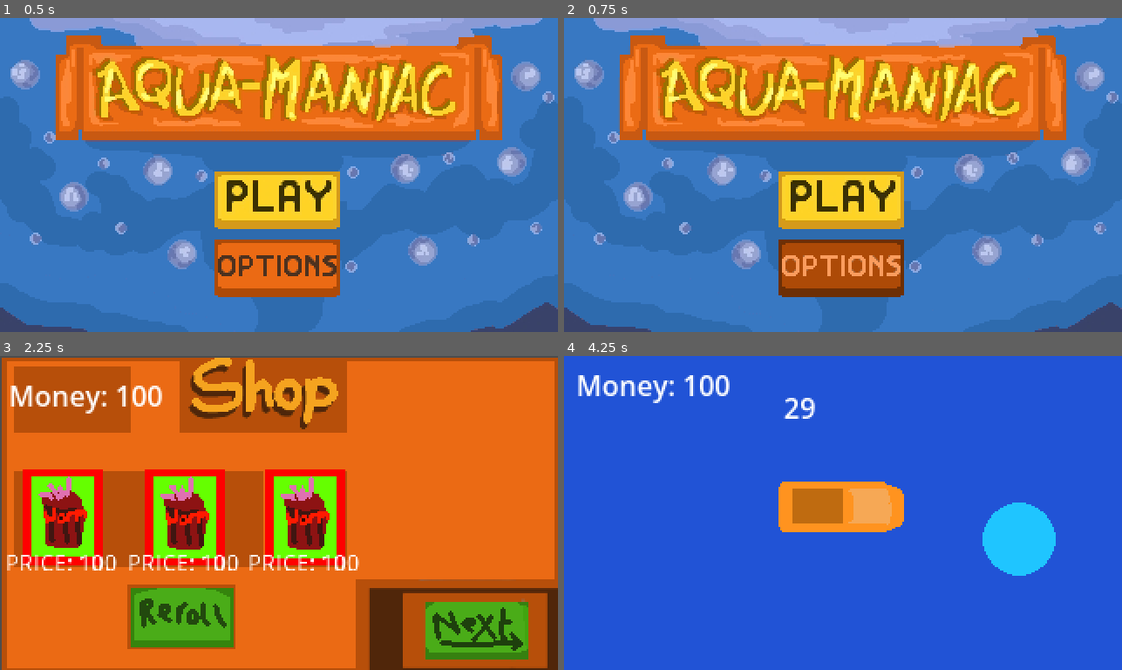
Above: before the commit, frames 1-4 (two rows, left to right).
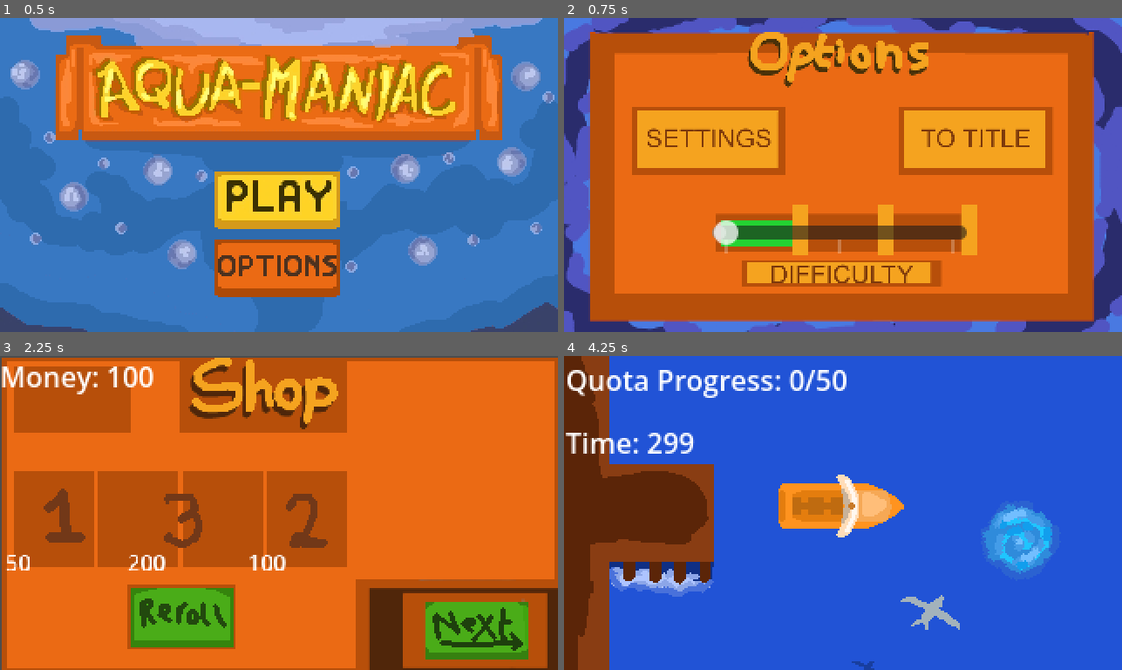
Above: after the commit, the same moments.

Repository: Prismat2ca/aquamaniac
Game: Godot game, scene res://menu/menu.tscn
The game is run twice, just before and just after one commit, with the same random seed, the same clock (stepped at 60 frames per second) and the same inputs.
Inputs (mouse positions are in pixels of both pictures, inside the frame that each line leads up to):
- Up to frame 1 (0.5 s): no input
- Up to frame 2 (0.75 s): click (843, 275) at 0.5 s
- Up to frame 3 (2.25 s): click (412, 478) at 1.27 s; click (279, 544) at 2 s
- Up to frame 4 (4.25 s): click (625, 519) at 2.77 s; click (1038, 635) at 3.5 s

Frame 1 is identical in both runs. In frame 2, 93% of the frame differs, in the area x 0-100%, y 0-100%; in frame 3, 16%; in frame 4, 23%.

Commit message:
camswitch

Diff:
--- /dev/null
+++ b/global.gd
@@ -0,0 +1,18 @@
+extends Node
+
+#contains all global variables that should persist across screens
+
+#round screen
+var boatPos = Vector2(0,0)
+var curRound = 0
+var money = 100
+var quota = 0
+var quotaProgress = 0
+var time = 300
+
+func updateRoundVars():
+	curRound+=1
+	quota = (curRound**2)*50
+
+func _ready():
+	updateRoundVars()
--- a/menu/menu.tscn
+++ b/menu/menu.tscn
@@ -13,8 +13,7 @@
 
 
 func _on_pressed() -> void:
-	pass
-	#get_tree().change_scene_to_file(\"res://options/options.tscn\")
+	get_tree().change_scene_to_file(\"res://options/options.tscn\")
 "
 
 [node name="Menu" type="Control" unique_id=1247449238]
--- a/minigame/catchCircle.gd
+++ b/minigame/catchCircle.gd
@@ -21,7 +21,7 @@
 	else:
 		bounds = false
 
-	print("Velocity: ",playerVel)
+
 #built in function that runs repeatedly
 func _physics_process(delta):
 
--- a/minigame/fish.gd
+++ b/minigame/fish.gd
@@ -9,6 +9,9 @@
 var unitVec = Vector2(0,0)
 #tag to see if the fish is at the boundary
 var bounds = false
+var value = rand.randi_range(5,30)
+
+
 
 
 #gives coordinates for the fish to move to
--- a/minigame/minigame.tscn
+++ b/minigame/minigame.tscn
@@ -11,6 +11,7 @@
 [ext_resource type="Texture2D" uid="uid://kd0t4ek8e1ed" path="res://minigame/treasure_progress_bar.png" id="9_lophh"]
 [ext_resource type="Script" uid="uid://dm5wswmssnnnq" path="res://minigame/treasure.gd" id="9_m07u6"]
 [ext_resource type="Script" uid="uid://dkiiwwkq2mphk" path="res://minigame/treasure_progress_bar.gd" id="10_m07u6"]
+[ext_resource type="PackedScene" uid="uid://bi12bj3jgqk8h" path="res://round/round_timer.tscn" id="12_hmahm"]
 
 [sub_resource type="CircleShape2D" id="CircleShape2D_oemwr"]
 radius = 14.035668
@@ -116,3 +117,5 @@
 fill_mode = 3
 texture_progress = ExtResource("9_lophh")
 script = ExtResource("10_m07u6")
+
+[node name="roundTimer" parent="." unique_id=30991989 instance=ExtResource("12_hmahm")]
--- a/minigame/progress_bar.gd
+++ b/minigame/progress_bar.gd
@@ -2,7 +2,7 @@
 @onready var bar = $"."
 @onready var catchCircle = $"../catchCircle"
 @onready var fish = $"../Fish"
-
+@onready var globalScript = $"/root/global"
 func setProgress(newProgress):
 	bar.value = newProgress
 
@@ -12,7 +12,10 @@
 	var catchPos = catchCircle.position
 
 	#checks if bar is at max value (0-500)
-	if bar.value==0 or bar.value==500:
+	if bar.value==0:
+		get_tree().change_scene_to_file("res://round/round.tscn")
+	elif bar.value==500:
+		globalScript.quotaProgress += fish.value
 		get_tree().change_scene_to_file("res://round/round.tscn")
 	#compares distance between the two in both x and y
 	if (abs(fishPos[0]-catchPos[0])<20) and (abs(fishPos[1]-catchPos[1])<20) :
--- /dev/null
+++ b/options/options.gd
@@ -0,0 +1,5 @@
+extends Control
+
+func _physics_process(_delta):
+	if Input.is_action_just_pressed("escape"):
+		get_tree().change_scene_to_file("res://menu/menu.tscn")
--- a/options/options.tscn
+++ b/options/options.tscn
@@ -1,5 +1,6 @@
 [gd_scene format=3 uid="uid://ddih70kl7yvoi"]
 
+[ext_resource type="Script" uid="uid://balf1j7vg34x0" path="res://options/options.gd" id="1_0o51j"]
 [ext_resource type="Texture2D" uid="uid://byl0e6oobocpr" path="res://options/options_screen.png" id="1_g3ho5"]
 
 [sub_resource type="GDScript" id="GDScript_g3ho5"]
@@ -20,6 +21,8 @@
 	get_tree().change_scene_to_file(\"res://settings/settings.tscn\")
 "
 
+[sub_resource type="Theme" id="Theme_0o51j"]
+
 [sub_resource type="GDScript" id="GDScript_c0xh2"]
 resource_name = "difficultySlider"
 script/source = "extends HSlider
@@ -32,6 +35,7 @@
 anchor_bottom = 1.0
 grow_horizontal = 2
 grow_vertical = 2
+script = ExtResource("1_0o51j")
 
 [node name="BackgroundImg" type="TextureRect" parent="." unique_id=526042570]
 layout_mode = 0
@@ -61,6 +65,10 @@
 offset_top = 115.0
 offset_right = 231.0
 offset_bottom = 131.0
+theme = SubResource("Theme_0o51j")
+max_value = 2.0
+tick_count = 3
+ticks_on_borders = true
 script = SubResource("GDScript_c0xh2")
 
 [connection signal="pressed" from="backButton" to="backButton" method="_on_pressed"]
--- a/project.godot
+++ b/project.godot
@@ -14,6 +14,10 @@
 run/main_scene="uid://dwyp7rprxu40h"
 config/features=PackedStringArray("4.6", "GL Compatibility")
 config/icon="res://icon.svg"
+
+[autoload]
+
+global="*uid://dxjevpjsklmuk"
 
 [display]
 
@@ -43,6 +47,11 @@
 "events": [Object(InputEventKey,"resource_local_to_scene":false,"resource_name":"","device":-1,"window_id":0,"alt_press …(192 unchanged characters)…
 ]
 }
+escape={
+"deadzone": 0.2,
+"events": [Object(InputEventKey,"resource_local_to_scene":false,"resource_name":"","device":-1,"window_id":0,"alt_pressed":false,"shift_pressed":false,"ctrl_pressed":false,"meta_pressed":false,"pressed":false,"keycode":0,"physical_keycode":4194305,"key_label":0,"unicode":0,"location":0,"echo":false,"script":null)
+]
+}
 
 [physics]
 
--- /dev/null
+++ b/round/animated_sprite_2d.gd
@@ -0,0 +1,3 @@
+extends AnimatedSprite2D
+func _ready():
+	play("default")
--- /dev/null
+++ b/round/area_2d.gd
@@ -0,0 +1,3 @@
+extends Area2D
+func _on_area_2d_area_entered(area: Area2D) -> void:
+	get_tree().change_scene_to_file("res://minigame/minigame.tscn")
--- /dev/null
+++ b/round/bird.tscn
@@ -0,0 +1,53 @@
+[gd_scene format=3 uid="uid://dqokhde161jwx"]
+
+[ext_resource type="Texture2D" uid="uid://2uwulv1snmmj" path="res://round/bird.png" id="1_g5k2s"]
+[ext_resource type="Texture2D" uid="uid://byli7c4nuhukm" path="res://round/bird_shadow.png" id="2_oq0gw"]
+
+[sub_resource type="GDScript" id="GDScript_crnqq"]
+resource_name = "bird"
+script/source = "extends CharacterBody2D
+var rand = RandomNumberGenerator.new()
+@export var speed = 1
+var angle = 0
+var acc = Vector2(0,0)
+var vel = Vector2(0,0)
+var constantVel = 0
+#takes in user movement and calculates acceleration and velocity.
+
+func getInput():
+	var inputDirection = Input.get_vector(\"left\", \"right\", \"up\", \"down\")
+	#changes the angle based on left and right input
+	angle +=inputDirection[0]*PI/150
+
+	#makes acceleration a vector based on the angle
+	#then multiplied by the vertical user input
+	acc= Vector2.from_angle(angle)*speed*-inputDirection[1]
+	vel+=acc
+	vel*=0.9
+	velocity -= vel
+
+func _init():
+	position = Vector2(rand.randi_range(10,160),200)
+	scale = Vector2(1,1)*rand.randf_range(0.7,1.5)
+	constantVel = (1/scale[0])
+	z_index = scale[0]*10
+func _physics_process(delta):
+
+	velocity = Vector2(100,-100)*constantVel
+	getInput()
+	move_and_slide()
+"
+
+[node name="Bird" type="Node2D" unique_id=780569090]
+
+[node name="CharacterBody2D" type="CharacterBody2D" parent="." unique_id=1799629232]
+script = SubResource("GDScript_crnqq")
+
+[node name="Sprite2D" type="Sprite2D" parent="CharacterBody2D" unique_id=719201019]
+texture = ExtResource("1_g5k2s")
+
+[node name="Sprite2D2" type="Sprite2D" parent="CharacterBody2D" unique_id=59546641]
+modulate = Color(1, 1, 1, 0.3529412)
+position = Vector2(-47.416668, 42.25)
+scale = Vector2(0.537037, 0.537037)
+texture = ExtResource("2_oq0gw")
--- /dev/null
+++ b/round/dock.gd
@@ -0,0 +1,35 @@
+extends CharacterBody2D
+
+@export var speed = 10
+var angle = 0
+var acc = Vector2(0,0)
+var vel = Vector2(0,0)
+
+#takes in user movement and calculates acceleration and velocity.
+
+func getInput():
+	var inputDirection = Input.get_vector("left", "right", "up", "down")
+	#changes the angle based on left and right input
+	angle +=inputDirection[0]*PI/150
+
+	#makes acceleration a vector based on the angle
+	#then multiplied by the vertical user input
+	acc= Vector2.from_angle(angle)*speed*-inputDirection[1]
+	vel+=acc
+	vel*=0.9
+	velocity = -vel
+
+#built in function that runs repeatedly
+func _physics_process(delta):
+
+
+	getInput()
+	move_and_slide()
+
+
+
+
+
+
+func _on_area_2d_area_entered(area: Area2D) -> void:
+	get_tree().change_scene_to_file("res://shop/shop.tscn")
--- a/round/money.tscn
+++ /dev/null
@@ -1,8 +0,0 @@
-[gd_scene format=3 uid="uid://4k8ofuollgjb"]
-
-[node name="Node2D" type="Node2D" unique_id=350536444]
-
-[node name="RichTextLabel" type="RichTextLabel" parent="." unique_id=990875131]
-offset_right = 158.0
-offset_bottom = 40.0
-text = "Money: 100"
--- /dev/null
+++ b/round/quota.tscn
@@ -0,0 +1,7 @@
+[gd_scene format=3 uid="uid://bkipdqcp7l8h6"]
+
+[node name="quota" type="Node2D" unique_id=1500258287]
+
+[node name="RichTextLabel" type="RichTextLabel" parent="." unique_id=1122153501]
+offset_right = 40.0
+offset_bottom = 40.0
--- /dev/null
+++ b/round/round.gd
@@ -0,0 +1,9 @@
+extends Node2D
+var rand = RandomNumberGenerator.new()
+var birdScn = preload("res://round/bird.tscn")
+
+func _physics_process(delta):
+	var r = rand.randi_range(1,300)
+	if r==10:
+		var bird = birdScn.instantiate()
+		add_child(bird)
--- a/round/round.tscn
+++ b/round/round.tscn
@@ -1,11 +1,17 @@
 [gd_scene format=3 uid="uid://bww27pw2y2wsx"]
 
 [ext_resource type="Texture2D" uid="uid://bi566djv85dbf" path="res://round/round_screen.png" id="1_rf44n"]
+[ext_resource type="Script" uid="uid://bbo1k8kbf42mg" path="res://round/round.gd" id="1_x00y4"]
 [ext_resource type="Script" uid="uid://62eq2snxuaty" path="res://round/character_body_2d.gd" id="2_wl5wo"]
 [ext_resource type="Texture2D" uid="uid://c538rh8s0wdq3" path="res://round/ship.png" id="3_qpjc3"]
 [ext_resource type="Texture2D" uid="uid://c60llxfr81wpw" path="res://round/spawn.png" id="4_qpjc3"]
-[ext_resource type="PackedScene" uid="uid://4k8ofuollgjb" path="res://round/money.tscn" id="5_1l7ea"]
 [ext_resource type="PackedScene" uid="uid://bi12bj3jgqk8h" path="res://round/round_timer.tscn" id="6_x00y4"]
+[ext_resource type="Script" uid="uid://c4sbivqwr43lw" path="res://round/dock.gd" id="7_jmkpy"]
+[ext_resource type="Texture2D" uid="uid://ubibvo336l8n" path="res://round/dock-Sheet.png" id="8_jmkpy"]
+[ext_resource type="Script" uid="uid://c8hfdac68msxo" path="res://round/animated_sprite_2d.gd" id="9_xgjqf"]
+[ext_resource type="Script" uid="uid://0vpk6o0s7jn6" path="res://round/walls.gd" id="10_4ubr3"]
+[ext_resource type="Script" uid="uid://c40yetvvsgm4x" path="res://round/area_2d.gd" id="10_51j5o"]
+[ext_resource type="Texture2D" uid="uid://dupj3yhpk3jya" path="res://round/walls.png" id="11_51j5o"]
 
 [sub_resource type="RectangleShape2D" id="RectangleShape2D_qpjc3"]
 size = Vector2(73, 29)
@@ -35,25 +41,81 @@
 #built in function that runs repeatedly
 func _physics_process(delta):
 
+	$\".\".rotate(PI/200)
 	getInput()
 	move_and_slide()
 
 
 func _on_area_2d_area_entered(area: Area2D) -> void:
 	get_tree().change_scene_to_file(\"res://minigame/minigame.tscn\")
-
 "
 
 [sub_resource type="CircleShape2D" id="CircleShape2D_1l7ea"]
 radius = 21.377558
 
+[sub_resource type="GDScript" id="GDScript_1l7ea"]
+resource_name = "QuotaProgress"
+script/source = "extends RichTextLabel
+
+@onready var globalScript = $\"/root/global\"
+@export var title = \"Quota Progress: \"
+func _ready():
+	#displays the progress to the quota referencing the global script in form 100/1000 etc
+	$\".\".text = title+str(globalScript.quotaProgress)+\"/\"+str(globalScript.quota)
+"
+
+[sub_resource type="AtlasTexture" id="AtlasTexture_xgjqf"]
+atlas = ExtResource("8_jmkpy")
+region = Rect2(0, 0, 320, 400)
+
+[sub_resource type="AtlasTexture" id="AtlasTexture_yi5ey"]
+atlas = ExtResource("8_jmkpy")
+region = Rect2(320, 0, 320, 400)
+
+[sub_resource type="AtlasTexture" id="AtlasTexture_4ubr3"]
+atlas = ExtResource("8_jmkpy")
+region = Rect2(640, 0, 320, 400)
+
+[sub_resource type="AtlasTexture" id="AtlasTexture_51j5o"]
+atlas = ExtResource("8_jmkpy")
+region = Rect2(960, 0, 320, 400)
+
+[sub_resource type="SpriteFrames" id="SpriteFrames_gbuhk"]
+animations = [{
+"frames": [{
+"duration": 1.0,
+"texture": SubResource("AtlasTexture_xgjqf")
+}, {
+"duration": 1.0,
+"texture": SubResource("AtlasTexture_yi5ey")
+}, {
+"duration": 1.0,
+"texture": SubResource("AtlasTexture_4ubr3")
+}, {
+"duration": 1.0,
+"texture": SubResource("AtlasTexture_51j5o")
+}],
+"loop": true,
+"name": &"default",
+"speed": 1.7
+}]
+
+[sub_resource type="RectangleShape2D" id="RectangleShape2D_xgjqf"]
+size = Vector2(63, 56)
+
+[sub_resource type="WorldBoundaryShape2D" id="WorldBoundaryShape2D_jmkpy"]
+normal = Vector2(1, 0)
+distance = 99.0
+
 [node name="Node2D" type="Node2D" unique_id=858340303]
+script = ExtResource("1_x00y4")
 
 [node name="RoundScreen" type="Sprite2D" parent="." unique_id=328830945]
 position = Vector2(160, 90)
 texture = ExtResource("1_rf44n")
 
 [node name="ship" type="CharacterBody2D" parent="." unique_id=1465159626]
+z_index = 1
 position = Vector2(159, 87)
 script = ExtResource("2_wl5wo")
 
@@ -63,6 +125,7 @@
 [node name="Area2D" type="Area2D" parent="ship" unique_id=541752461]
 
 [node name="CollisionShape2D" type="CollisionShape2D" parent="ship/Area2D" unique_id=1260905619]
+z_index = 2
 position = Vector2(0.5, 0.5)
 shape = SubResource("RectangleShape2D_qpjc3")
 
@@ -80,10 +143,45 @@
 position = Vector2(261, 106)
 shape = SubResource("CircleShape2D_1l7ea")
 
-[node name="Node2D" parent="." unique_id=350536444 instance=ExtResource("5_1l7ea")]
-position = Vector2(7, 5)
+[node name="roundTimer" parent="." unique_id=30991989 instance=ExtResource("6_x00y4")]
+z_index = 100
+position = Vector2(1, 38)
 
-[node name="roundTimer" parent="." unique_id=30991989 instance=ExtResource("6_x00y4")]
-position = Vector2(126, 18)
+[node name="QuotaProgress" type="RichTextLabel" parent="." unique_id=1227056064]
+z_index = 100
+offset_left = 1.0
+offset_top = 2.0
+offset_right = 321.0
+offset_bottom = 42.0
+script = SubResource("GDScript_1l7ea")
+
+[node name="dock" type="CharacterBody2D" parent="." unique_id=1888063532]
+position = Vector2(-74, 93)
+script = ExtResource("7_jmkpy")
+
+[node name="AnimatedSprite2D" type="AnimatedSprite2D" parent="dock" unique_id=1517607764]
+sprite_frames = SubResource("SpriteFrames_gbuhk")
+frame_progress = 0.80926025
+script = ExtResource("9_xgjqf")
+
+[node name="Area2D" type="Area2D" parent="dock" unique_id=1831311793]
+script = ExtResource("10_51j5o")
+
+[node name="CollisionShape2D2" type="CollisionShape2D" parent="dock/Area2D" unique_id=240641241]
+position = Vector2(128.5, -3)
+shape = SubResource("RectangleShape2D_xgjqf")
+
+[node name="CollisionShape2D" type="CollisionShape2D" parent="dock/Area2D" unique_id=891341687]
+shape = SubResource("WorldBoundaryShape2D_jmkpy")
+
+[node name="walls" type="CharacterBody2D" parent="." unique_id=314535925]
+script = ExtResource("10_4ubr3")
+
+[node name="Sprite2D" type="Sprite2D" parent="walls" unique_id=1530904978]
+position = Vector2(613, 86)
+texture = ExtResource("11_51j5o")
+
+[node name="CollisionShape2D" type="CollisionShape2D" parent="walls" unique_id=533373268]
 
 [connection signal="area_entered" from="spawn/Area2D" to="spawn" method="_on_area_2d_area_entered"]
+[connection signal="area_entered" from="dock/Area2D" to="dock" method="_on_area_2d_area_entered"]
--- a/round/round_timer.tscn
+++ b/round/round_timer.tscn
@@ -3,9 +3,14 @@
 [sub_resource type="GDScript" id="GDScript_1r8lk"]
 resource_name = "timerLabel"
 script/source = "extends RichTextLabel
+@onready var globalScript = $\"/root/global\"
 
+func _ready():
+	$\"../Timer\".wait_time = globalScript.time
+	$\"../Timer\".start()
 func _physics_process(delta):
-	$\".\".text = str(int(round($\"../Timer\".time_left)))
+	$\".\".text = \"Time: \"+str(int(round($\"../Timer\".time_left)))
+	globalScript.time = $\"../Timer\".time_left
 "
 
 [node name="roundTimer" type="Node2D" unique_id=30991989]
@@ -13,7 +18,6 @@
 [node name="Timer" type="Timer" parent="." unique_id=1126313950]
 wait_time = 30.0
 one_shot = true
-autostart = true
 
 [node name="RichTextLabel" type="RichTextLabel" parent="." unique_id=232337206]
 offset_right = 280.0
--- /dev/null
+++ b/round/walls.gd
@@ -0,0 +1,27 @@
+extends CharacterBody2D
+
+@export var speed = 10
+var angle = 0
+var acc = Vector2(0,0)
+var vel = Vector2(0,0)
+
+#takes in user movement and calculates acceleration and velocity.
+
+func getInput():
+	var inputDirection = Input.get_vector("left", "right", "up", "down")
+	#changes the angle based on left and right input
+	angle +=inputDirection[0]*PI/150
+
+	#makes acceleration a vector based on the angle
+	#then multiplied by the vertical user input
+	acc= Vector2.from_angle(angle)*speed*-inputDirection[1]
+	vel+=acc
+	vel*=0.9
+	velocity = -vel
+
+#built in function that runs repeatedly
+func _physics_process(delta):
+
+
+	getInput()
+	move_and_slide()
--- /dev/null
+++ b/settings/settings.gd
@@ -0,0 +1,5 @@
+extends Control
+
+func _physics_process(_delta):
+	if Input.is_action_just_pressed("escape"):
+		get_tree().change_scene_to_file("res://options/options.tscn")
--- a/settings/settings.tscn
+++ b/settings/settings.tscn
@@ -1,5 +1,6 @@
 [gd_scene format=3 uid="uid://c42anialmp0d0"]
 
+[ext_resource type="Script" uid="uid://dri3xh1sqtug8" path="res://settings/settings.gd" id="1_i854f"]
 [ext_resource type="Texture2D" uid="uid://bk1gdrm22jveq" path="res://settings/settings_screen.png" id="1_iirne"]
 
 [sub_resource type="GDScript" id="GDScript_i854f"]
@@ -18,6 +19,7 @@
 anchor_bottom = 1.0
 grow_horizontal = 2
 grow_vertical = 2
+script = ExtResource("1_i854f")
 
 [node name="TextureRect" type="TextureRect" parent="." unique_id=1571230001]
 layout_mode = 0
--- /dev/null
+++ b/shop/item.gd
@@ -0,0 +1,5 @@
+extends Node2D
+var rand = RandomNumberGenerator.new()
+@export var itemId = 0
+func _init():
+	itemId = rand.randi_range(1,3)
--- a/shop/item.tscn
+++ b/shop/item.tscn
@@ -1,11 +1,34 @@
 [gd_scene format=3 uid="uid://d2hsdvmk4k7n3"]
 
 [ext_resource type="Texture2D" uid="uid://duvssljc1fdgw" path="res://shop/item.png" id="1_1yahu"]
+[ext_resource type="Script" uid="uid://cji0idf5ugaea" path="res://shop/item.gd" id="1_imj8q"]
+[ext_resource type="Script" uid="uid://lr22c868g34k" path="res://shop/sprite_2d.gd" id="3_pf1n6"]
+[ext_resource type="Script" uid="uid://cir21e84f0uv6" path="res://shop/label.gd" id="4_6kmbe"]
 
-[node name="Node2D" type="Node2D" unique_id=1899565630]
+[sub_resource type="GDScript" id="GDScript_1yahu"]
+resource_name = "itemButton"
+script/source = "extends TextureButton
+@onready var globalScript = $\"/root/global\"
+#Gathered by dragging the node into the script while holding cntrl
+@onready var money: RichTextLabel = $\"../../money\"
+@onready var price = $\"../Label\".price
+
+
+
+
+func _on_pressed() -> void:
+	if(globalScript.money>=price):
+		globalScript.money-=price
+		money.updateDisplay()
+		get_parent().free()
+"
+
+[node name="Item" type="Node2D" unique_id=1899565630]
+script = ExtResource("1_imj8q")
 
 [node name="Sprite2D" type="Sprite2D" parent="." unique_id=2050493109]
 texture = ExtResource("1_1yahu")
+script = ExtResource("3_pf1n6")
 
 [node name="Label" type="Label" parent="." unique_id=1544798877]
 offset_left = -33.0
@@ -14,3 +37,13 @@
 offset_bottom = 39.0
 scale = Vector2(0.8, 0.8)
 text = "PRICE: 100"
+script = ExtResource("4_6kmbe")
+
+[node name="ItemButton" type="TextureButton" parent="." unique_id=1567442573]
+offset_left = -23.0
+offset_top = -27.0
+offset_right = 23.0
+offset_bottom = 27.0
+script = SubResource("GDScript_1yahu")
+
+[connection signal="pressed" from="ItemButton" to="ItemButton" method="_on_pressed"]
--- /dev/null
+++ b/shop/label.gd
@@ -0,0 +1,18 @@
+extends Label
+@onready var item: Node2D = $".."
+var price = 0
+func _ready():
+	#the sprite is given a different texture based on the itemID, to differentiate it for the user.
+
+	match item.itemId:
+		1:
+			price = 50
+		2:
+			price = 100
+		3:
+			price = 200
+		_:
+			#This is to make it more clear that the script is not working
+			price = -1
+
+	text = str(price)
--- a/shop/shop.tscn
+++ b/shop/shop.tscn
@@ -6,7 +6,6 @@
 [ext_resource type="Texture2D" uid="uid://b5d50n30p5sik" path="res://shop/reroll_pressed.png" id="4_gy7ao"]
 [ext_resource type="Texture2D" uid="uid://b2b7022l4icfm" path="res://shop/next.png" id="5_q4g17"]
 [ext_resource type="Texture2D" uid="uid://cv77g74bfq26o" path="res://shop/next_pressed.png" id="6_2wf2a"]
-[ext_resource type="PackedScene" uid="uid://4k8ofuollgjb" path="res://round/money.tscn" id="7_2wf2a"]
 
 [sub_resource type="GDScript" id="GDScript_givde"]
 script/source = "extends Node2D
@@ -22,20 +21,34 @@
 
 "
 
-[node name="Node2D" type="Node2D" unique_id=1537099262]
+[sub_resource type="GDScript" id="GDScript_q4g17"]
+resource_name = "moneyText"
+script/source = "extends RichTextLabel
+
+@onready var globalScript = $\"/root/global\"
+@export var title = \"Money: \"
+func _ready():
+	#displays the progress to the quota referencing the global script in form 100/1000 etc
+	updateDisplay()
+func updateDisplay():
+	$\".\".text = title+str(globalScript.money)
+
+"
+
+[node name="shop" type="Node2D" unique_id=1537099262]
 script = SubResource("GDScript_givde")
 
 [node name="Sprite2D" type="Sprite2D" parent="." unique_id=439743476]
 position = Vector2(161, 91)
 texture = ExtResource("1_r2p71")
 
-[node name="Node2D" parent="." unique_id=1899565630 instance=ExtResource("2_sxvro")]
+[node name="Item1" parent="." unique_id=1899565630 instance=ExtResource("2_sxvro")]
 position = Vector2(36, 93)
 
-[node name="Node2D3" parent="." unique_id=856356232 instance=ExtResource("2_sxvro")]
+[node name="Item2" parent="." unique_id=856356232 instance=ExtResource("2_sxvro")]
 position = Vector2(175, 93)
 
-[node name="Node2D4" parent="." unique_id=1093215645 instance=ExtResource("2_sxvro")]
+[node name="Item3" parent="." unique_id=1093215645 instance=ExtResource("2_sxvro")]
 position = Vector2(106, 93)
 
 [node name="reroll" type="TextureButton" parent="." unique_id=1281063824]
@@ -57,7 +70,9 @@
 texture_hover = ExtResource("6_2wf2a")
 script = SubResource("GDScript_xad5q")
 
-[node name="Node2D2" parent="." unique_id=350536444 instance=ExtResource("7_2wf2a")]
-position = Vector2(5, 11)
+[node name="money" type="RichTextLabel" parent="." unique_id=1184857713]
+offset_right = 316.0
+offset_bottom = 40.0
+script = SubResource("GDScript_q4g17")
 
 [connection signal="pressed" from="next" to="next" method="_on_pressed"]
--- /dev/null
+++ b/shop/sprite_2d.gd
@@ -0,0 +1,21 @@
+extends Sprite2D
+@onready var item: Node2D = $".."
+
+
+func _ready():
+	#the sprite is given a different texture based on the itemID, to differentiate it for the user.
+
+	match item.itemId:
+		1:
+			var sprite = preload("res://shop/item1.png")
+			texture = sprite
+		2:
+			var sprite = preload("res://shop/item2.png")
+			texture = sprite
+		3:
+			var sprite = preload("res://shop/item3.png")
+			texture = sprite
+		_:
+			#This is to make it more clear that the script is not working
+			var sprite = preload("res://minigame/fish.png")
+			texture = sprite
Not shown, added: global.gd.uid
Not shown, added: options/options.gd.uid
Not shown, added: round/animated_sprite_2d.gd.uid
Not shown, added: round/area_2d.gd.uid
Binary file added: round/bird.aseprite
Binary file added: round/bird.png
Not shown, added: round/bird.png.import
Binary file added: round/bird_shadow.png
Not shown, added: round/bird_shadow.png.import
Binary file added: round/dock-Sheet.png
Not shown, added: round/dock-Sheet.png.import
Not shown, added: round/dock.gd.uid
(and 20 more such lines)
